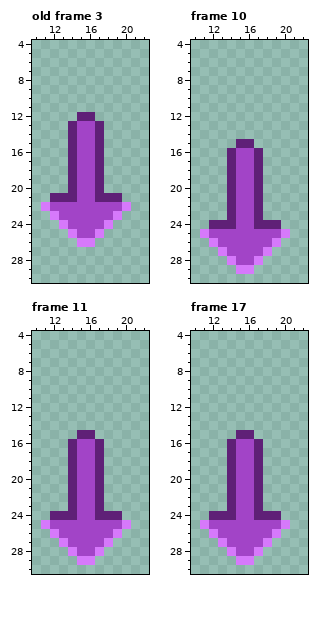
A pixel-art file gets an edit: Sprite/UI/spr_UI_Initiative_02.aseprite. Above is the file before it was changed.
32x32 pixels, 21 frames. Shown: old frame 3: x 10..22, y 4..30; frame 10: x 10..22, y 4..30; frame 11: x 10..22, y 4..30; frame 17: x 10..22, y 4..30. The commit also changed other frames, which this record leaves out.
The same view after the edit:
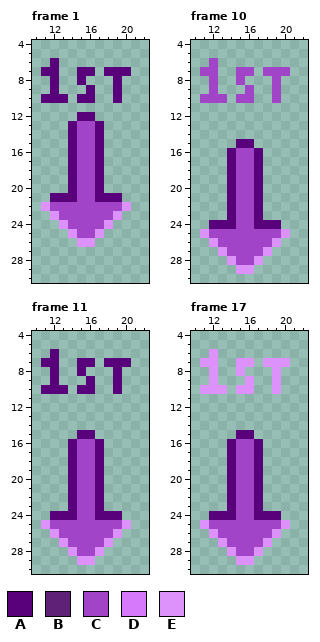
Palette (. is transparent): A #59007b  B #5f2077  C #a244c7  D #d679fb  E #dd92fb
A new or re-ordered frame is compared with the old frame closest to it.
What changed:
layer "Layer 2" added
frames re-ordered
Changed rows in their new state; - is an unchanged pixel.
Frame 1 against old frame 3, layers "Layer 2", "Layer 1":
first column x 11:
 6 -A--------
 7 AA--AA-AAA
 8 -A--A---A-
 9 -A---A--A-
10 AAA-AA--A-
12 ----AA----
13 ---A--A---
14 ---A--A---
15 ---A--A---
16 ---A--A---
17 ---A--A---
18 ---A--A---
19 ---A--A---
20 ---A--A---
21 -AAA--AAA-
22 E--------E
23 -E------E-
24 --E----E--
25 ---E--E---
26 ----EE----
Frame 10, layers "Layer 2", "Layer 1":
first column x 11:
 6 -C--------
 7 CC--CC-CCC
 8 -C--C---C-
 9 -C---C--C-
10 CCC-CC--C-
first column x 11:
15 ----AA----
16 ---A--A---
17 ---A--A---
18 ---A--A---
19 ---A--A---
20 ---A--A---
21 ---A--A---
22 ---A--A---
23 ---A--A---
24 -AAA--AAA-
25 E--------E
26 -E------E-
27 --E----E--
28 ---E--E---
29 ----EE----
Frame 11, layers "Layer 2", "Layer 1":
first column x 11:
 6 -A--------
 7 AA--AA-AAA
 8 -A--A---A-
 9 -A---A--A-
10 AAA-AA--A-
first column x 11:
15 ----AA----
16 ---A--A---
17 ---A--A---
18 ---A--A---
19 ---A--A---
20 ---A--A---
21 ---A--A---
22 ---A--A---
23 ---A--A---
24 -AAA--AAA-
25 E--------E
26 -E------E-
27 --E----E--
28 ---E--E---
29 ----EE----
Frame 17, layers "Layer 2", "Layer 1":
first column x 11:
 6 -E--------
 7 EE--EE-EEE
 8 -E--E---E-
 9 -E---E--E-
10 EEE-EE--E-
first column x 11:
15 ----AA----
16 ---A--A---
17 ---A--A---
18 ---A--A---
19 ---A--A---
20 ---A--A---
21 ---A--A---
22 ---A--A---
23 ---A--A---
24 -AAA--AAA-
25 E--------E
26 -E------E-
27 --E----E--
28 ---E--E---
29 ----EE----
Pixel boxes of the changes (left, top, right, bottom) in both pictures:
changed: (41, 58, 131, 247)
changed: (200, 58, 290, 274)
changed: (41, 349, 131, 565)
changed: (200, 349, 290, 565)
